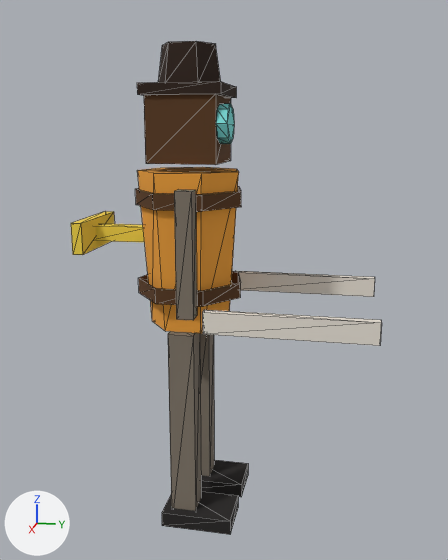
The glTF model apps/client/public/assets/nem_archivista.glb: old version first, new version second.
Both versions are drawn from a 50 mm camera at (2.325, 0.596, 1.558) aimed at (-0.003, 0.13, 0.976). Every picture has the same lights, and +X, +Y and +Z are marked at lower left. The first picture is the older version. Mesh edges are drawn as thin lines. Vertices at exactly the same position are counted once.

In view in the first picture: 'nem_archivista'.
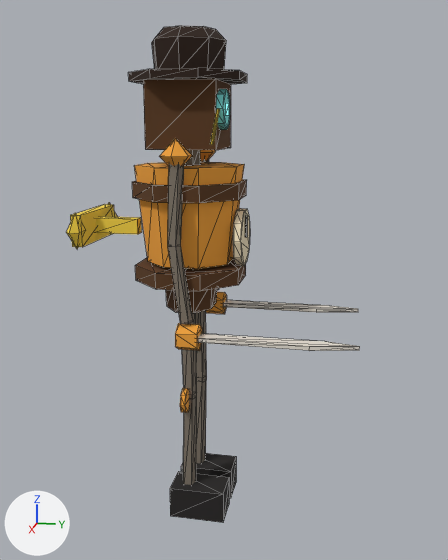
Where the change shows, as pixel boxes (x1, y1, x2, y2) in the pictures (448 x 560 px; the box of a moved part takes in the faces that stretch with it):
'nem_archivista', reshaped, moved, rescaled: before (71, 41, 382, 534); after (66, 26, 360, 523)
part 1 of me_nem_archivista, moved or reshaped (not visible before): after (181, 453, 236, 498)
part 2 of me_nem_archivista, moved or reshaped: before (174, 190, 197, 320); after (170, 471, 229, 523)
part 3 of me_nem_archivista, added (brown): after (134, 162, 244, 269)
part 4 of me_nem_archivista, added (brown): after (135, 258, 246, 291)
part 5 of me_nem_archivista, added (brown): after (132, 179, 247, 203)
part 6 of me_nem_archivista, added (beige): after (233, 208, 250, 266)
part 7 of me_nem_archivista, moved or reshaped: before (137, 81, 236, 98); after (245, 216, 247, 237)
part 8 of me_nem_archivista, moved or reshaped: before (144, 94, 231, 165); after (96, 216, 142, 234)
part 9 of me_nem_archivista, moved or reshaped: before (71, 211, 114, 255); after (70, 204, 114, 247)
part 10 of me_nem_archivista, added: after (206, 292, 227, 314)
part 11 of me_nem_archivista, added (orange): after (175, 323, 202, 351)
part 12 of me_nem_archivista, moved or reshaped: before (96, 224, 144, 242); after (143, 79, 231, 150)
part 13 of me_nem_archivista, moved or reshaped: before (216, 104, 234, 144); after (216, 89, 230, 130)
part 14 of me_nem_archivista, added: after (128, 68, 247, 84)
part 15 of me_nem_archivista, added: after (180, 388, 189, 413)
part 16 of me_nem_archivista, deleted: before (135, 186, 382, 534)
part 17 of me_nem_archivista, reshaped: before (137, 41, 239, 333); after (66, 26, 360, 485)

Patch to the scene script:
```diff
--- a/apps/client/public/assets/nem_archivista.glb.py
+++ b/apps/client/public/assets/nem_archivista.glb.py
@@ mat_mat_emissivo @@
+mat_mat_emissivo = bpy.data.materials.new('mat_emissivo')
+# uses the picture img_atlas
@@ me_nem_archivista @@
 # used by ob_nem_archivista; location = (0.0, 0.15, 0.925); scale = (0.925, 0.925, 0.925)
-me_nem_archivista.from_pydata(...)  # 166 vertices, 216 faces; spans x -0.35..0.35, y -0.62..0.62, z -1.0..1.0
+me_nem_archivista.from_pydata(...)  # 410 vertices, 638 faces; spans x -0.28..0.28, y -0.43..0.66, z 0.0..1.9
+# me_nem_archivista part 1: the loose piece of 8 vertices spanning x -0.32..-0.26, y -0.14..-0.08, z -0.03..0.46 is scaled about its middle by (1.99, 3.42, 0.266), then moved by (0.21, 0.15, -0.15)
+# me_nem_archivista part 2: the loose piece of 8 vertices spanning x 0.26..0.32, y -0.14..-0.08, z -0.03..0.46 is scaled about its middle by (1.99, 3.42, 0.266), then moved by (-0.21, 0.15, -0.15)
+# me_nem_archivista part 3: a new loose piece, an 8-sided cut cone along z (radius 0.17 at the low end, 0.21 at the high end) spanning x -0.19..0.19, y -0.19..0.19, z 1.05..1.42, in mat_mat_atlas (picture img_atlas)
+# me_nem_archivista part 4: a new loose piece, an 8-sided cylinder along z spanning x -0.203..0.203, y -0.203..0.203, z 0.98..1.04, in mat_mat_atlas (picture img_atlas)
+# me_nem_archivista part 5: a new loose piece, an 8-sided cylinder along z spanning x -0.203..0.203, y -0.203..0.203, z 1.3..1.36, in mat_mat_atlas (picture img_atlas)
+# me_nem_archivista part 6: a new loose piece, a 10-sided cylinder along y spanning x -0.11..0.11, y 0.185..0.215, z 1.045..1.255, in mat_mat_atlas (picture img_atlas)
+# me_nem_archivista part 7: the loose piece of 8 vertices spanning x -0.16..0.16, y -0.32..0.0, z 0.81..0.85 is scaled about its middle by (0.0494, 0.0215, 1.85), then moved by (0.0, 0.38, 0.36)
+# me_nem_archivista part 8: the loose piece of 8 vertices spanning x -0.15..0.15, y -0.3..-0.02, z 0.55..0.81 is scaled about its middle by (0.165, 0.641, 0.232), then moved by (0.0, -0.14, 0.5)
+# me_nem_archivista part 9: the loose piece of 8 vertices spanning x -0.18..0.18, y -0.62..-0.57, z 0.18..0.31 is scaled about its middle by 0.925, then moved by (0.0, 0.19, 0.94)
+# me_nem_archivista part 10: a new loose piece, a 6-sided cylinder along y spanning x -0.277..-0.19, y 0.007..0.087, z 0.764..0.864, in mat_mat_atlas (picture img_atlas)
+# me_nem_archivista part 11: a new loose piece, a 6-sided cylinder along y spanning x 0.19..0.277, y 0.007..0.087, z 0.764..0.864, in mat_mat_atlas (picture img_atlas)
+# me_nem_archivista part 12: the loose piece of 8 vertices spanning x -0.03..0.03, y -0.6..-0.33, z 0.21..0.28 is scaled about its middle by (4.31, 0.962, 3.7), then moved by (0.0, 0.46, 1.36)
+# me_nem_archivista part 13: the loose piece of 16 vertices spanning x 0.0..0.15, y -0.02..0.02, z 0.62..0.77 is moved by (-0.01, 0.14, 0.92)
+# me_nem_archivista part 14: a new loose piece, an 8-sided cylinder along z spanning x -0.203..0.203, y -0.203..0.203, z 1.72..1.75, in mat_mat_atlas (picture img_atlas)
+# me_nem_archivista part 15: a new loose piece, an 8-sided cylinder along y spanning x 0.071..0.172, y -0.01..0.01, z 0.46..0.559, in mat_mat_atlas (picture img_atlas)
+# me_nem_archivista part 16: 8 loose pieces with 76 vertices, spanning x -0.35..0.35, y -0.38..0.62, z -1.0..0.44, are deleted
+# me_nem_archivista part 17: 26 vertices removed from x -0.22..0.19, y -0.37..0.05, z -0.14..1.0; 206 vertices added at x -0.26..0.27, y -0.43..0.66, z 0.11..1.9
+# other edits to the shape of me_nem_archivista do not show in these pictures
 me_nem_archivista.materials.append(mat_mat_atlas)
+me_nem_archivista.materials.append(mat_mat_emissivo)
@@ ob_nem_archivista @@
 ob_nem_archivista = bpy.data.objects.new('nem_archivista', me_nem_archivista)
-ob_nem_archivista.location = (0.0, 0.15, 0.925)
-ob_nem_archivista.scale = (0.925, 0.925, 0.925)
+ob_nem_archivista.location = (0.0, 0.0, 0.0)
```
